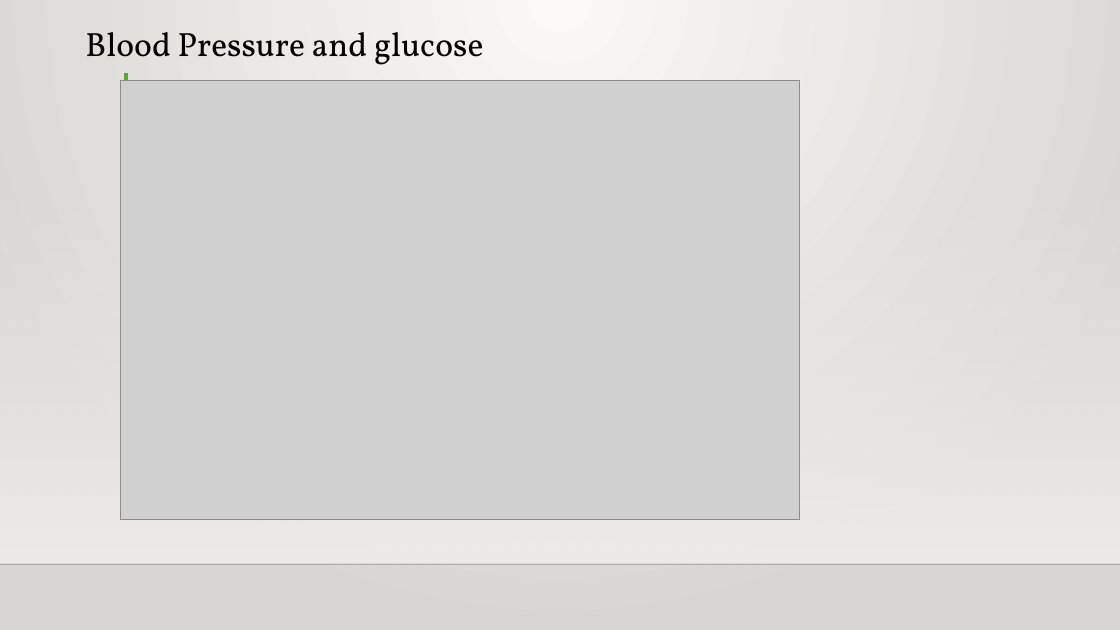
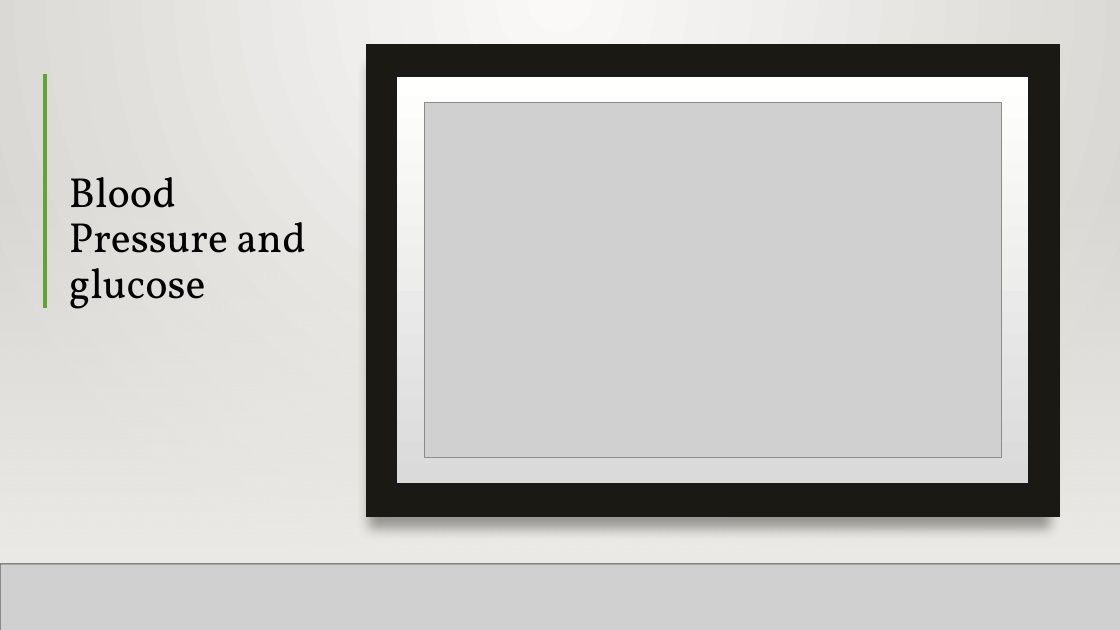
Before and after one commit to bernardolapel/Supervised-Learning-Project, a slide deck: slide 6 of MachineLearning_Supervised_AdeboyeBernard.pptx. Drawn at 1120x630 pixels with LibreOffice and Linux fonts; fonts in the diff are those of the drawing; grey boxes stand for pictures; background and template pictures are left out. Boxes give left, top, right and bottom in pixels: in the first picture for what was removed or moved away, otherwise in the second. Text is boxed around its words. In the diff, an @@ line names an element or a change of style, - is before the commit and + after.

```diff
--- a/MachineLearning_Supervised_AdeboyeBernard.pptx
+++ b/MachineLearning_Supervised_AdeboyeBernard.pptx
@@ rectangle added at (0, 0, 1120, 630), fill gradient #FAFAF9 to #D7D5D2 @@
@@ rectangle added at (365, 45, 1060, 518), fill #1B1914 @@
@@ line added from (45, 74) to (45, 308), #5FA534 3 pt @@
@@ picture removed at (120, 81, 799, 519) @@
@@ line added from (214, 73) to (214, 308), #5FA534 3 pt @@
@@ rectangle added at (394, 75, 1031, 485), fill gradient #DADADA to #FFFFFE, outline #191919 4 pt @@
@@ picture added at (424, 103, 1002, 458) @@
@@ title "Blood Pressure and glucose": place and size @@
-title "Blood Pressure and glucose" at (85, 32, 483, 65)
+title "Blood Pressure and glucose" at (69, 177, 306, 309)
@@ title "Blood Pressure and glucose" at (69, 177, 306, 309): size 28.8 to 36 pt @@
@@ rectangle added at (0, 185, 1120, 563), fill gradient #EDEBE7 @@
@@ rectangle added at (0, 185, 1120, 563), fill gradient #EDEBE7 @@
@@ line added from (0, 565) to (1120, 565), #000001 1 pt @@
@@ picture added at (0, 564, 1120, 630) @@
@@ line added from (0, 565) to (1120, 565), #000001 1 pt @@
```
Also in this commit, not shown: 6 other slides changed, 1 slide added, 1 slide removed, 2 other files.
